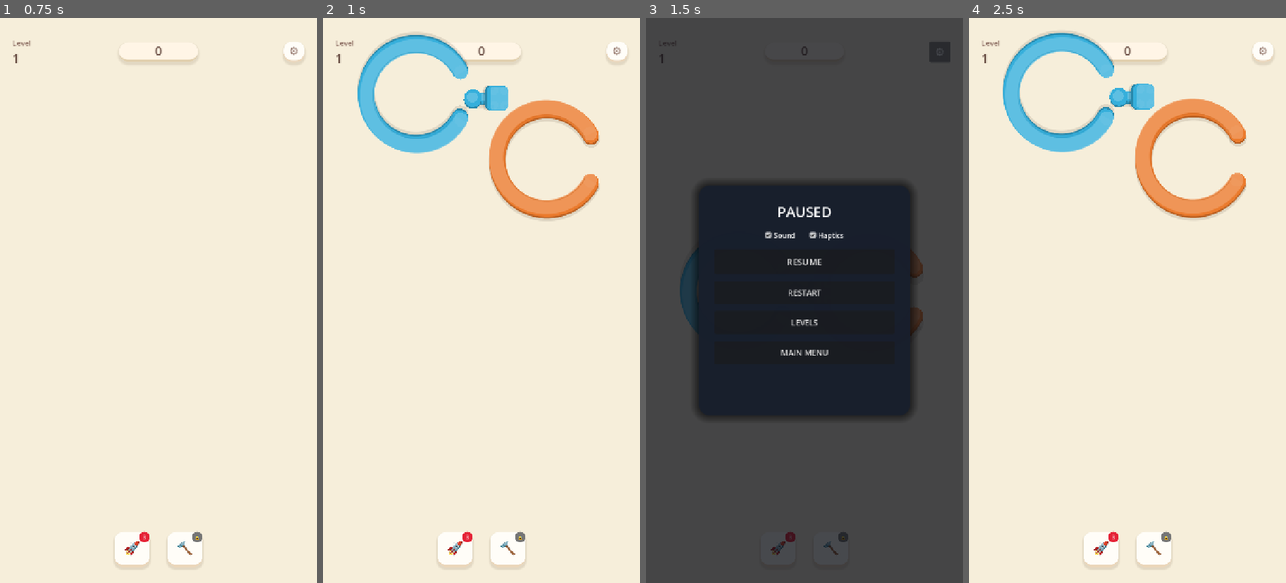
Above: before the commit, frames 1-4 (left to right).
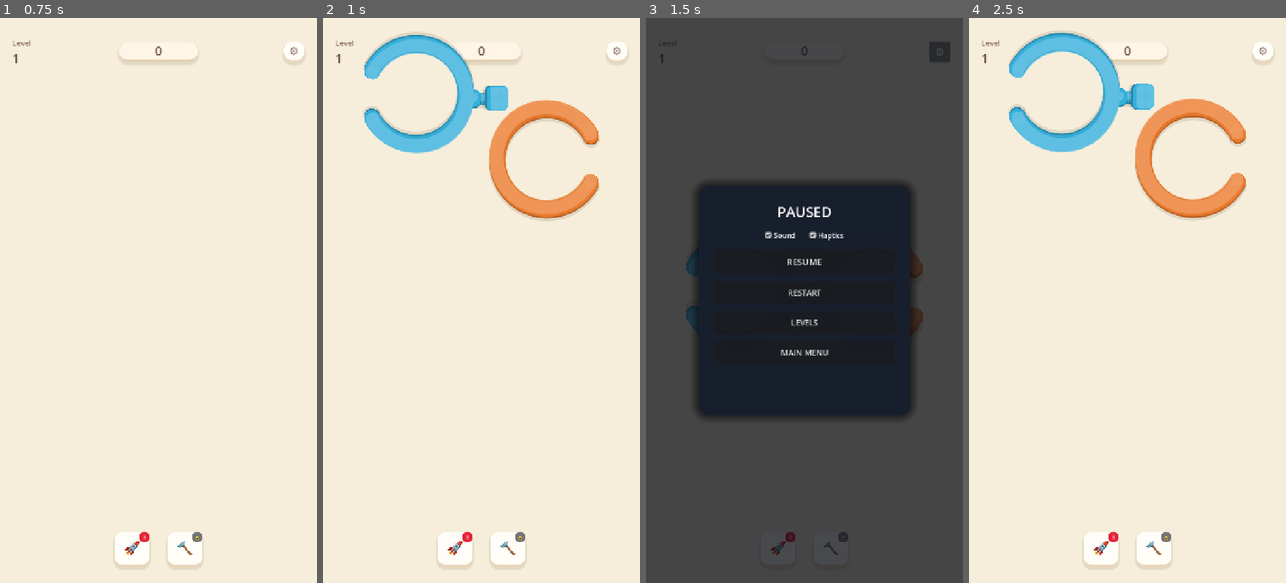
Above: after the commit, the same moments.

Repository: Rushabh9033/RotateRings
Game: Godot game, scene res://scenes/Main.tscn
Two runs of this game, one before a commit and one after it. Both use one fixed random seed, a clock stepped at 60 frames per second and the inputs below.
Inputs:
- Up to frame 1 (0.75 s): click "PLAY" at 0.5 s
- Up to frame 2 (1 s): no input
- Up to frame 3 (1.5 s): click "⚙" at 1.25 s
- Up to frame 4 (2.5 s): click "RESTART" at 2 s

Frame 1 is identical in both runs. In frame 2, 0.7% of the frame differs, in the area x 10-48%, y 8-19%; in frame 3, 0.3%; in frame 4, 0.7%.

Commit message:
fix(rendering): Remove double-rotation of visual gap arcs to align with logic

Diff:
--- a/gameplay/ring_piece_2d.gd
+++ b/gameplay/ring_piece_2d.gd
@@ -144,8 +144,8 @@
 	var arcs: Array = RingGeometry.get_solid_arcs(gaps)
 
 	for arc in arcs:
-		var arc_start: float = arc.start - deg_to_rad(rotation_degrees)
-		var arc_end: float = arc.end - deg_to_rad(rotation_degrees)
+		var arc_start: float = arc.start
+		var arc_end: float = arc.end
 
 		# Ensure arc_end is greater than arc_start for Godot's draw_arc
 		if arc_end < arc_start:
